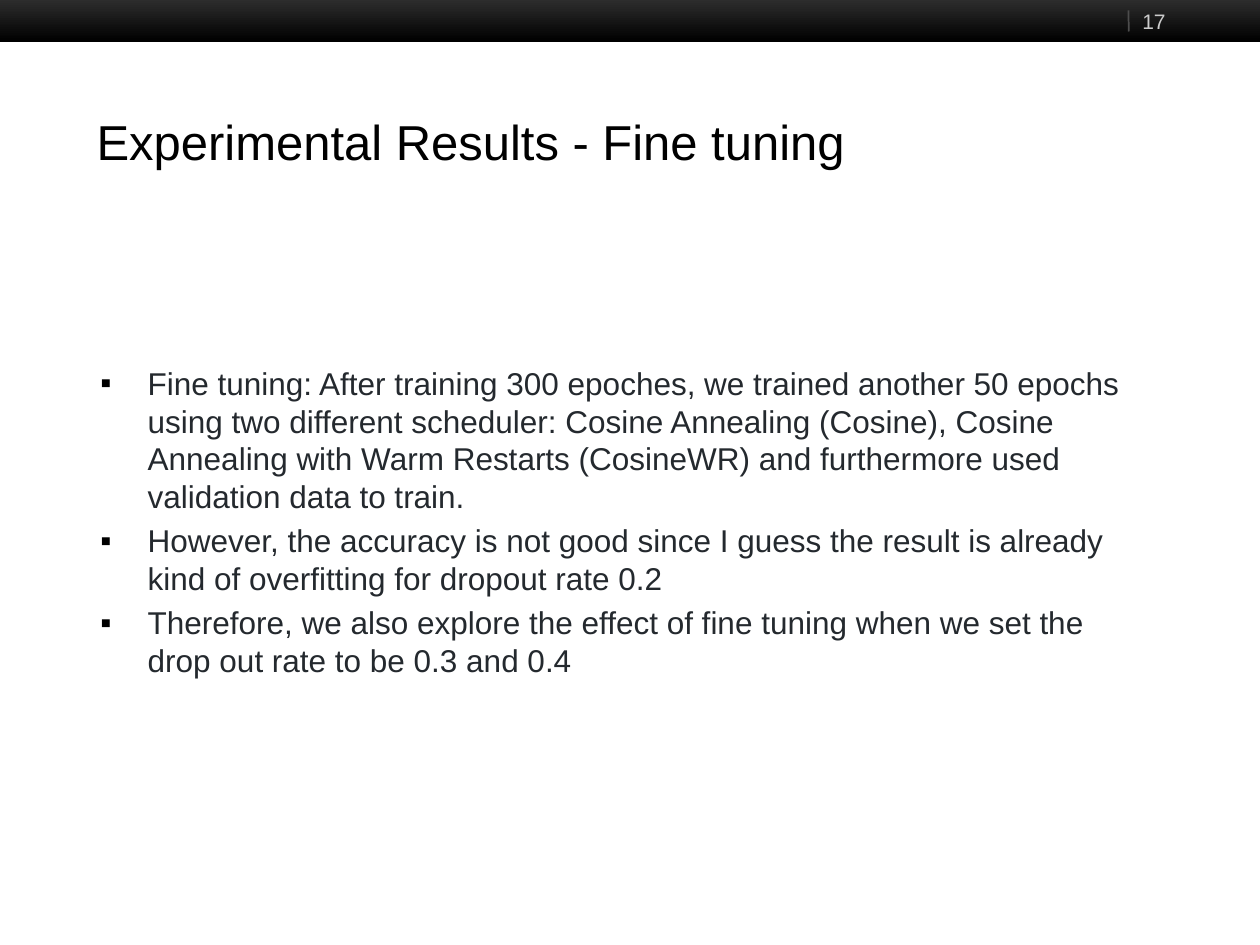
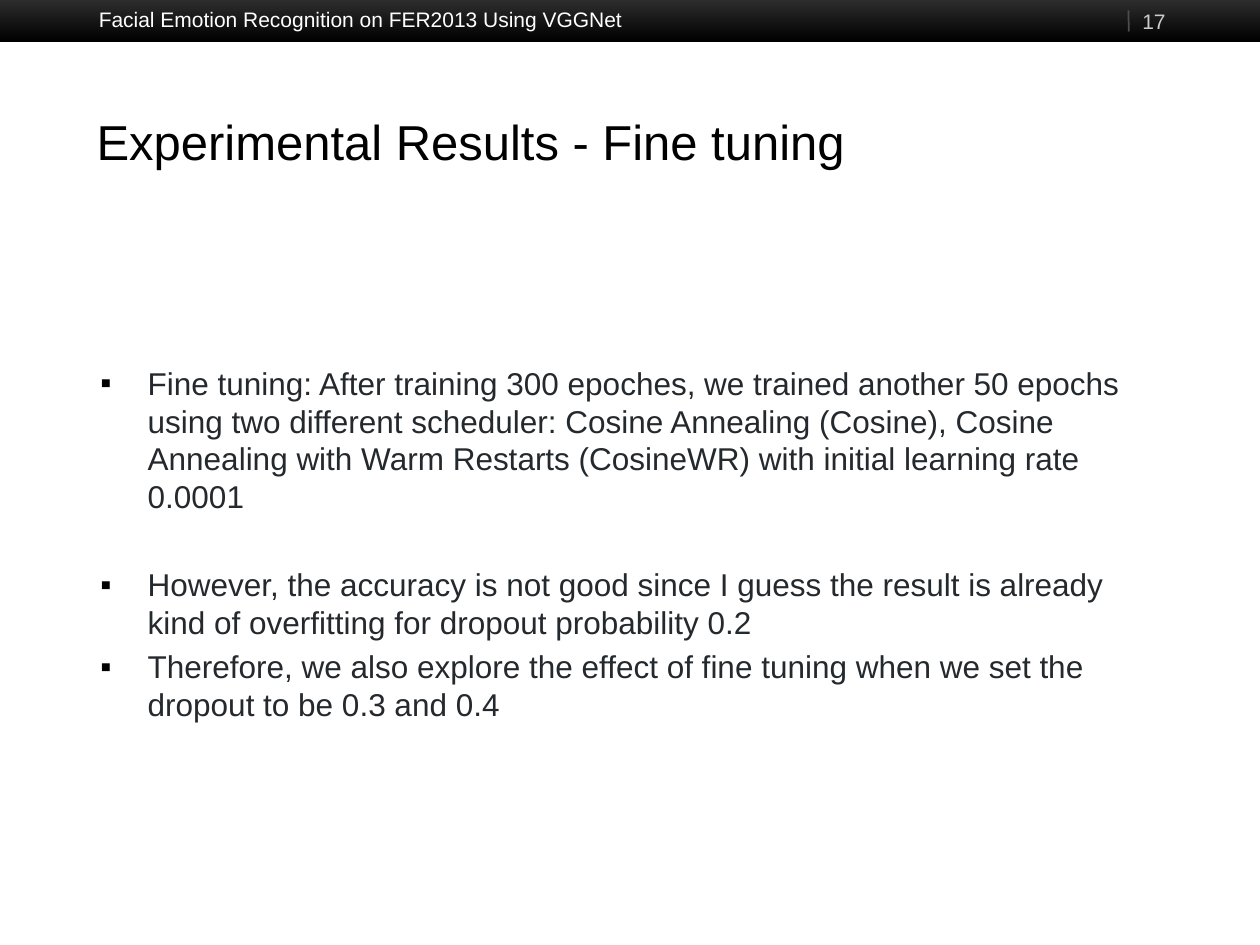
Before and after one commit to JimY233/CS523_Project, a slide deck: slide 17 of Facial Emotion Recognition on FER2013.pptx. Drawn at 1260x945 pixels with LibreOffice and Linux fonts; fonts in the diff are those of the drawing. Boxes give left, top, right and bottom in pixels: in the first picture for what was removed or moved away, otherwise in the second. Text is boxed around its words. In the diff, an @@ line names an element or a change of style, - is before the commit and + after.

Commit message:
update ppt

```diff
--- a/Facial Emotion Recognition on FER2013.pptx
+++ b/Facial Emotion Recognition on FER2013.pptx
@@ text added at bbox=[99, 11, 622, 31], 12 pt, text #FFFFFF @@
+Facial Emotion Recognition on FER2013 Using VGGNet
@@ text at bbox=[148, 372, 1119, 722]: text changed @@
-▪ Fine tuning: After training 300 epoches, we trained another 50 epochs using two different scheduler: Cosine Annealing (Cosine), Cosine Annealing with Warm Restarts (CosineWR) and furthermore used validation data to train.
-▪ However, the accuracy is not good since I guess the result is already kind of overfitting for dropout rate 0.2
-▪ Therefore, we also explore the effect of fine tuning when we set the drop out rate to be 0.3 and 0.4
+▪ Fine tuning: After training 300 epoches, we trained another 50 epochs using two different scheduler: Cosine Annealing (Cosine), Cosine Annealing with Warm Restarts (CosineWR) with initial learning rate 0.0001
+▪ However, the accuracy is not good since I guess the result is already kind of overfitting for dropout probability 0.2
+▪ Therefore, we also explore the effect of fine tuning when we set the dropout to be 0.3 and 0.4
```
Also in this commit, not shown: 17 other slides changed, 4 slides added, 3 slides removed.
